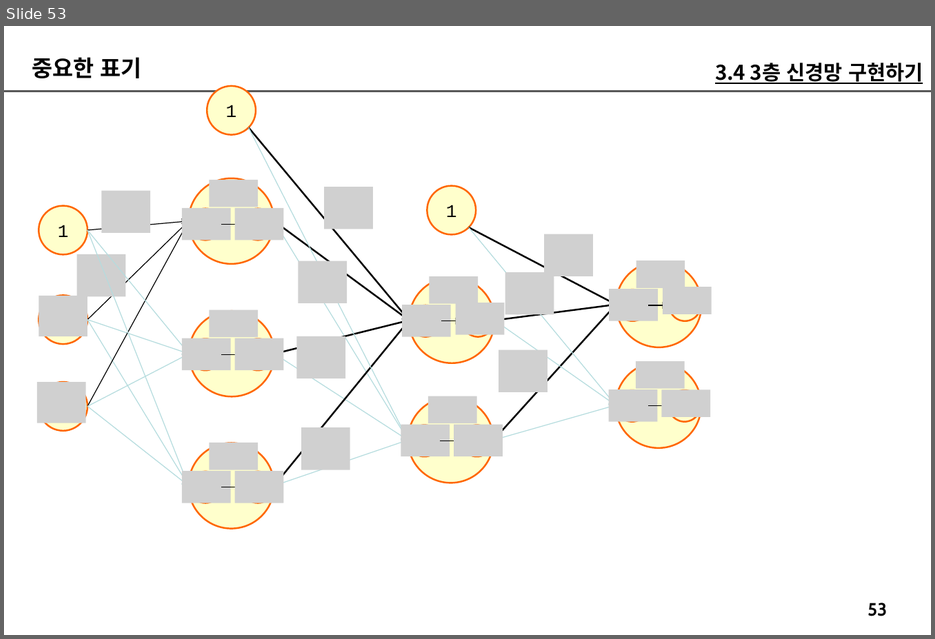
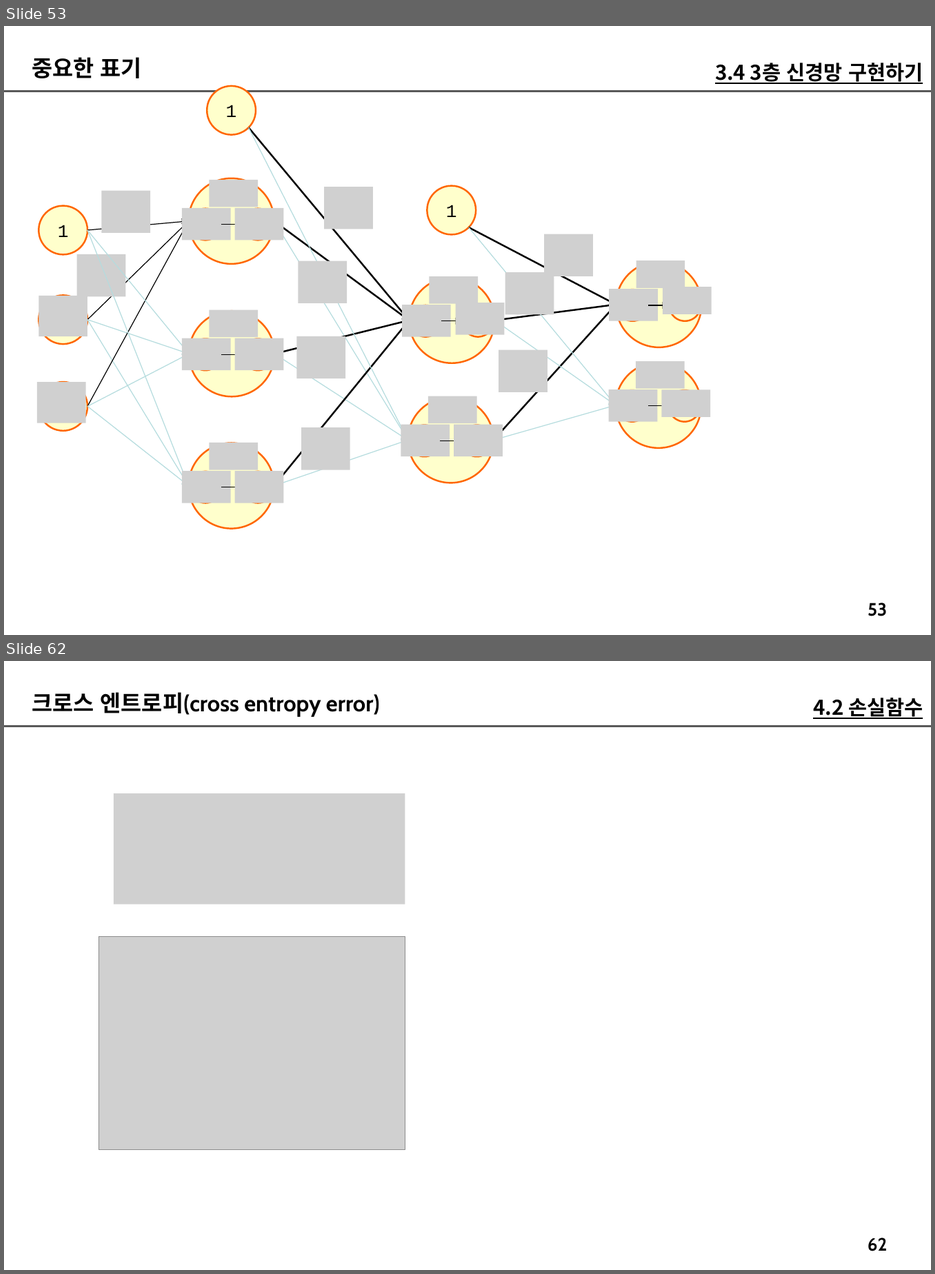
Before and after one commit to imguru-mooc/AI_Basic, a slide deck: 인공지능_2(판서).pptx. Shown one above the other, each under a label of ours: slide 53 before the commit, slides 53 and 62 after it; the slides between them are not shown. The pictures are 935x639 and 935x1274 pixels, drawn with LibreOffice and Linux fonts; fonts in the diff are those of the drawing; grey boxes stand for pictures. Boxes give left, top, right and bottom in pixels: in the first picture for what was removed or moved away, otherwise in the second. Text is boxed around its words. In the diff, an @@ line names an element or a change of style, - is before the commit and + after.

```diff
--- a/인공지능_2(판서).pptx
+++ b/인공지능_2(판서).pptx
@@ slide 62 added at (x1=4, y1=661, x2=931, y2=1270), background #FFFFFF; not listed: 2 template elements that a slide beside it also shows @@
@@ text added at (x1=32, y1=692, x2=380, y2=717), 20 pt, text #000000, bold @@
+크로스 엔트로피(cross entropy error)
@@ text added at (x1=813, y1=698, x2=923, y2=719), 18 pt, text #000000, bold, underline @@
+4.2 손실함수
@@ picture added at (x1=114, y1=793, x2=405, y2=905) @@
@@ picture added at (x1=99, y1=936, x2=405, y2=1149) @@
```
Also in this commit, not shown: 7 slides changed, 16 other slides added.
